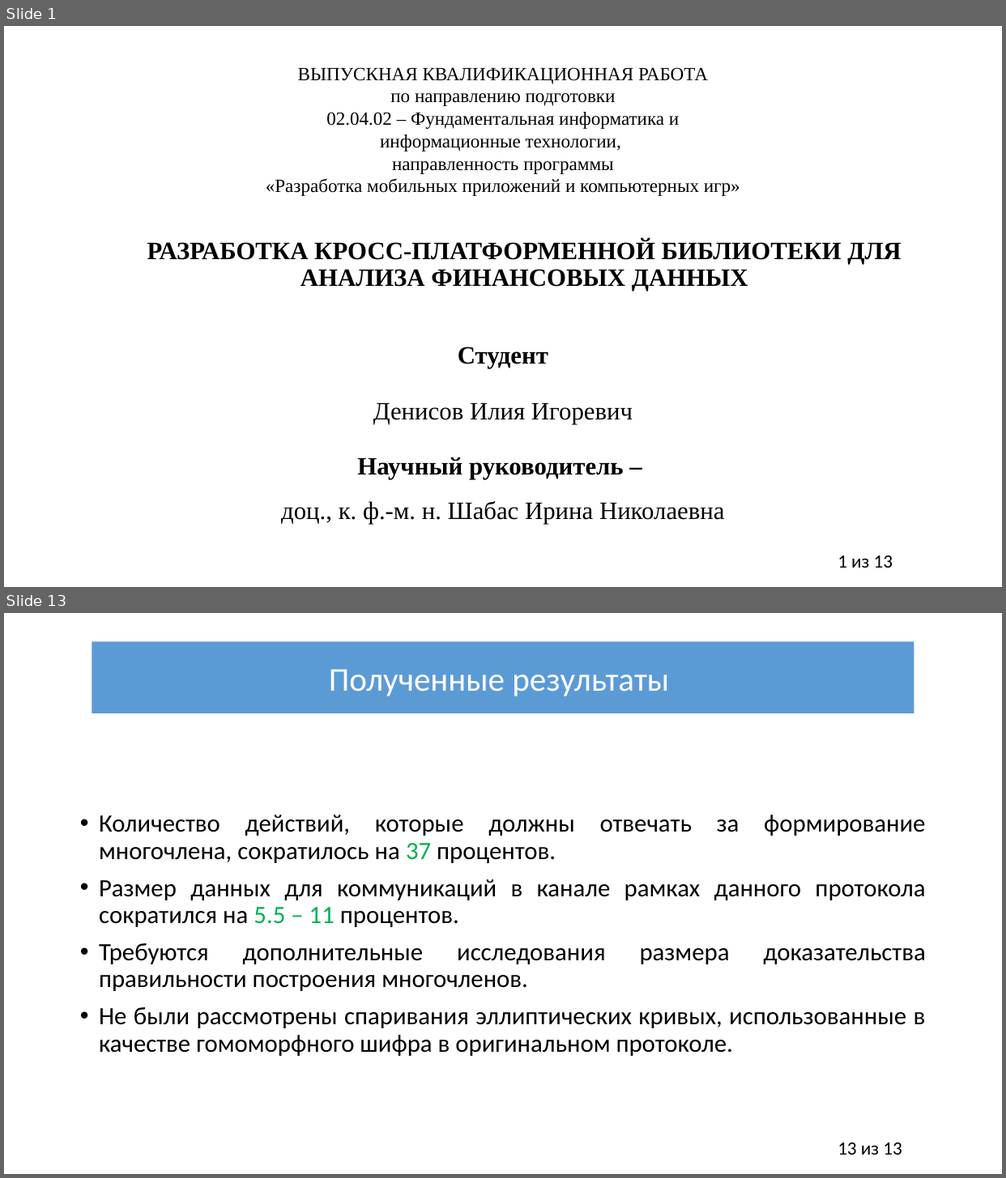
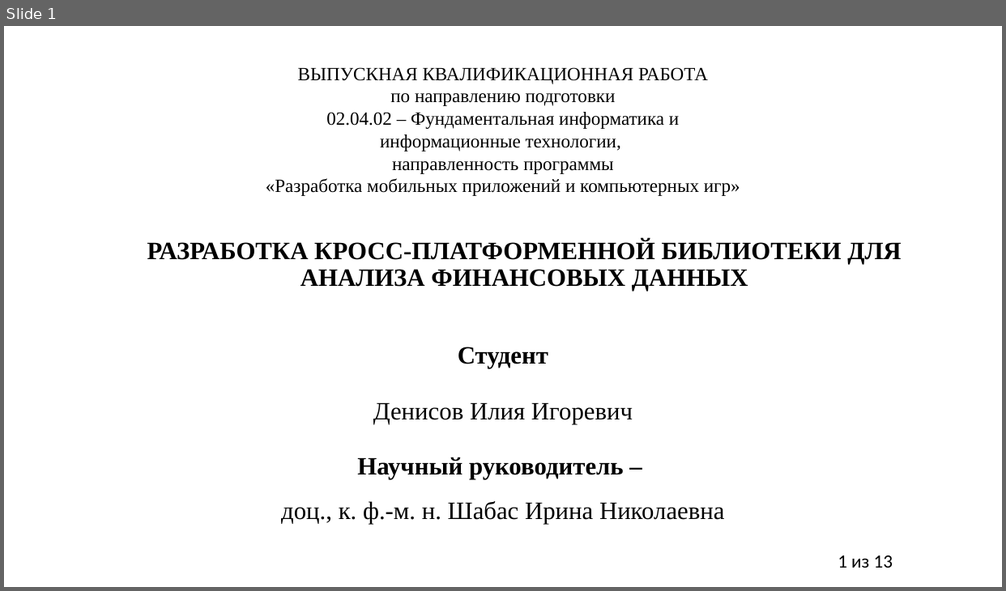
Before and after one commit to IliiaDenisov/masters-thesis, a slide deck: Презентация диплома.pptx. Shown one above the other, each under a label of ours: slides 1 and 13 before the commit, slide 1 after it; the slides between them are not shown. The pictures are 1006x1178 and 1006x591 pixels, drawn with LibreOffice and Linux fonts; fonts in the diff are those of the drawing. Boxes give left, top, right and bottom in pixels: in the first picture for what was removed or moved away, otherwise in the second. Text is boxed around its words. In the diff, an @@ line names an element or a change of style, - is before the commit and + after.

```diff
--- a/Презентация диплома.pptx
+++ b/Презентация диплома.pptx
@@ slide 13 removed at (4,613,1002,1174), background #FFFFFF; not listed: 1 template element that a slide beside it also shows @@
@@ rectangle removed at (91,641,914,713) @@
-Полученные результаты
@@ text removed at (99,815,926,1056) @@
-• Количество действий, которые должны отвечать за формирование многочлена, сократилось на 37 процентов.
-• Размер данных для коммуникаций в канале рамках данного протокола сократился на 5.5 – 11 процентов.
-• Требуются дополнительные исследования размера доказательства правильности построения многочленов.
-• Не были рассмотрены спаривания эллиптических кривых, использованные в качестве гомоморфного шифра в оригинальном протоколе.
```
Also in this commit, not shown: 1 slide changed, 5 slides added, 10 other slides removed.
